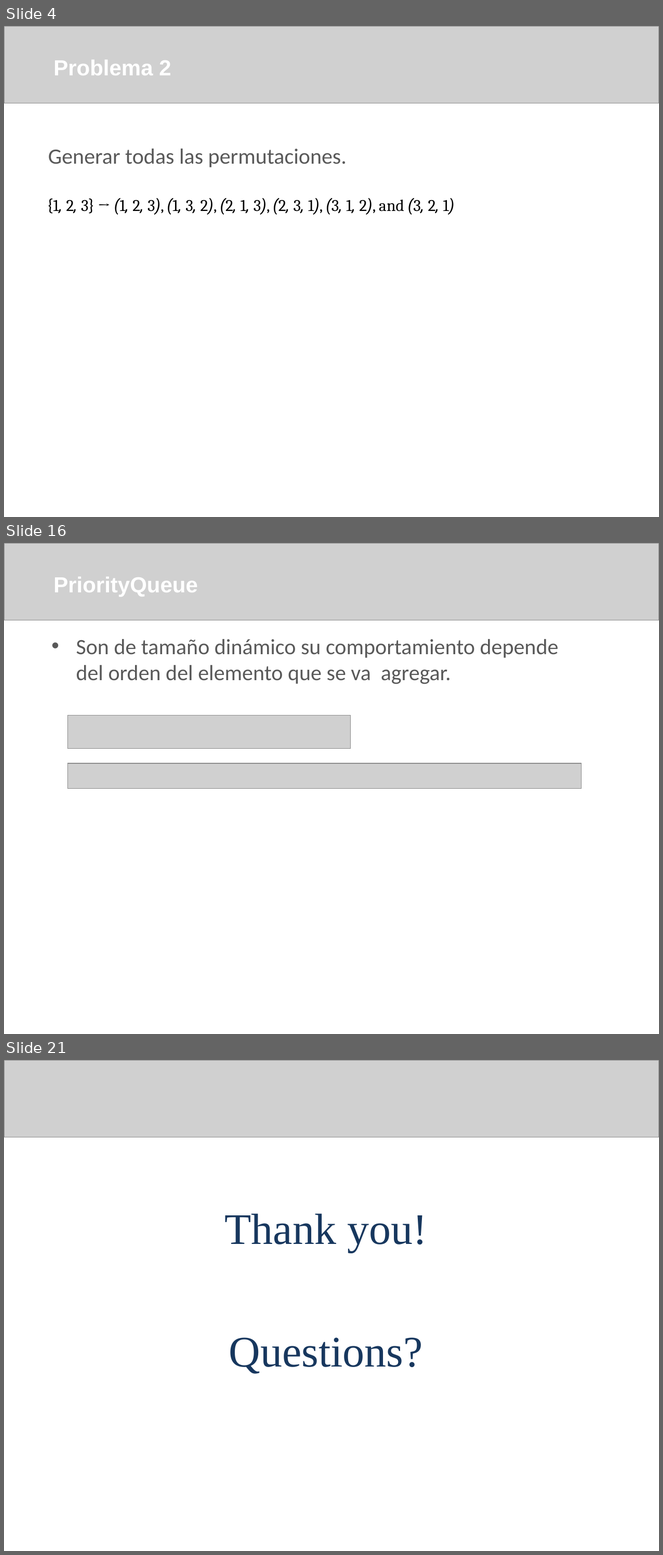
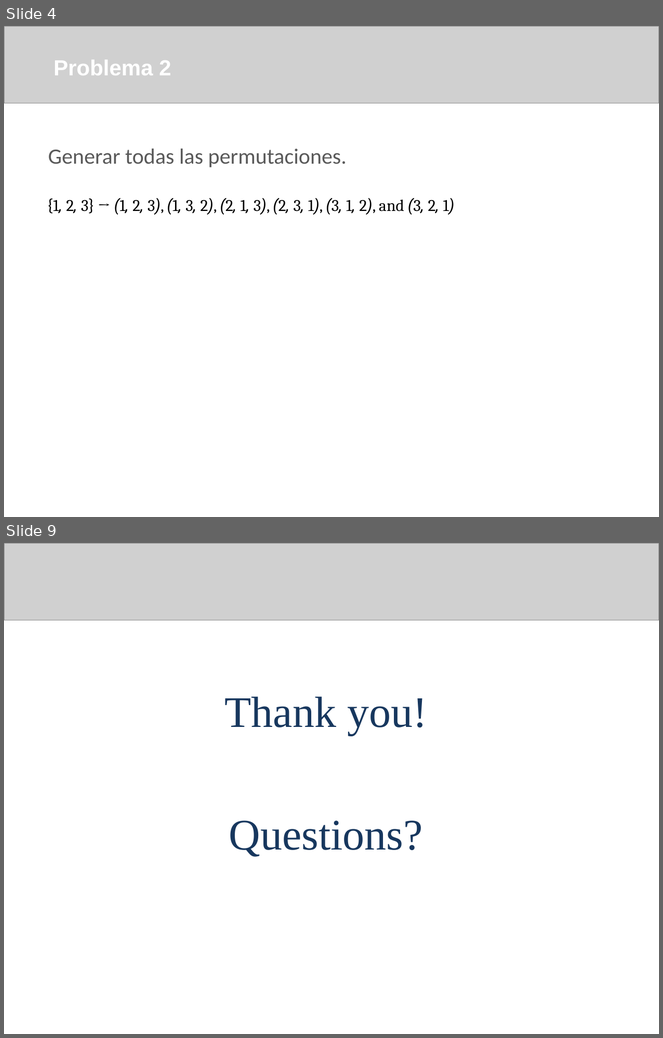
Before and after one commit to arleserp/competitiveProgramming, a slide deck: bitmasks subsets and permutations/Bitmasks.pptx. Shown one above the other, each under a label of ours: slides 4, 16 and 21 before the commit, slides 4 and 9 after it; the slides between them are not shown. The pictures are 663x1555 and 663x1038 pixels, drawn with LibreOffice and Linux fonts; fonts in the diff are those of the drawing; grey boxes stand for pictures; background and template pictures are left out. Boxes give left, top, right and bottom in pixels: in the first picture for what was removed or moved away, otherwise in the second. Text is boxed around its words. In the diff, an @@ line names an element or a change of style, - is before the commit and + after.

```diff
--- a/bitmasks subsets and permutations/Bitmasks.pptx
+++ b/bitmasks subsets and permutations/Bitmasks.pptx
@@ slide 16 removed at box(4, 543, 659, 1034), background picture (left out) @@
@@ picture removed at box(4, 543, 659, 620) @@
@@ text removed at box(53, 577, 198, 597) @@
-PriorityQueue
@@ text removed at box(76, 639, 559, 684) @@
-  • Son de tamaño dinámico su comportamiento depende del orden del elemento que se va agregar.
@@ picture removed at box(67, 715, 351, 749) @@
@@ picture removed at box(67, 763, 581, 788) @@
@@ what was slide 21 is now slide 9 @@
```
Also in this commit, not shown: 1 slide changed, 4 slides added, 15 other slides removed, 9 other files.
